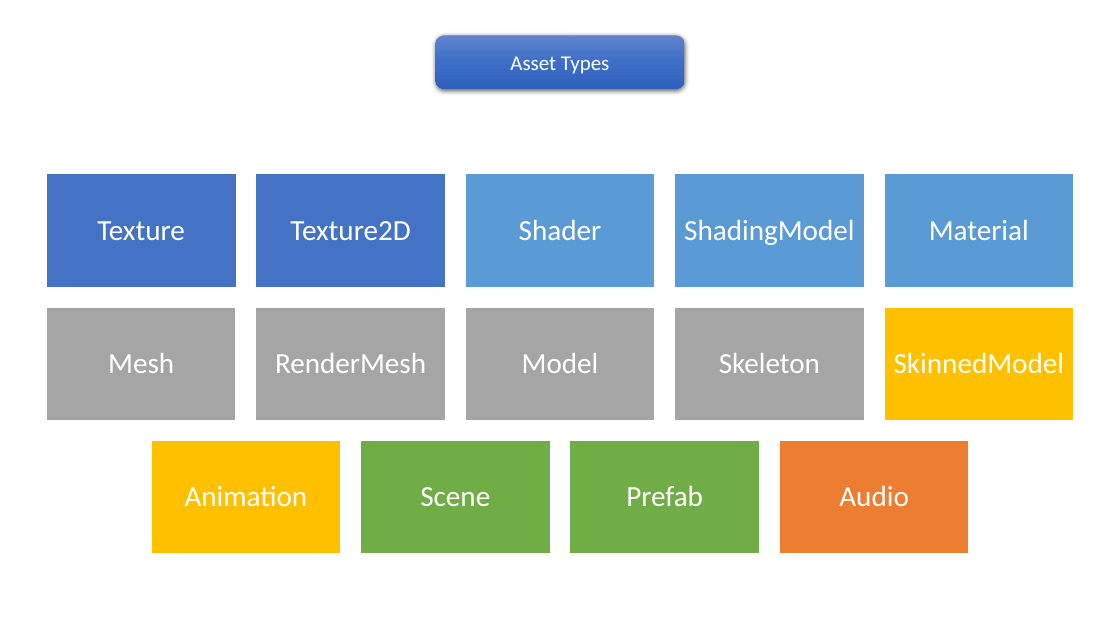
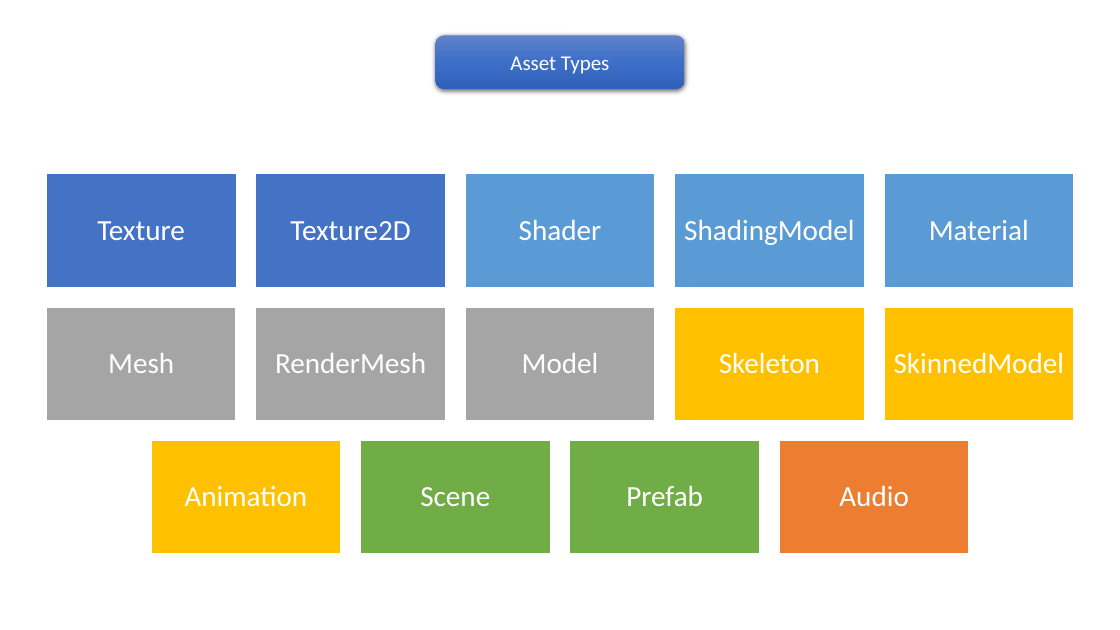
Before and after one commit to pawel-kaleta/FoolsEngine, a slide deck: slide 2 of Documentation/Asset Pipeline.pptx. Drawn at 1120x630 pixels with LibreOffice and Linux fonts; fonts in the diff are those of the drawing. Boxes give left, top, right and bottom in pixels: in the first picture for what was removed or moved away, otherwise in the second. Text is boxed around its words. In the diff, an @@ line names an element or a change of style, - is before the commit and + after.

```diff
--- a/Documentation/Asset Pipeline.pptx
+++ b/Documentation/Asset Pipeline.pptx
@@ rectangle at [675, 307, 865, 421]: fill #A5A5A5 to #FFC000 @@
```
Also in this commit, not shown: 4 other slides changed, 1 slide added, 16 other files.
